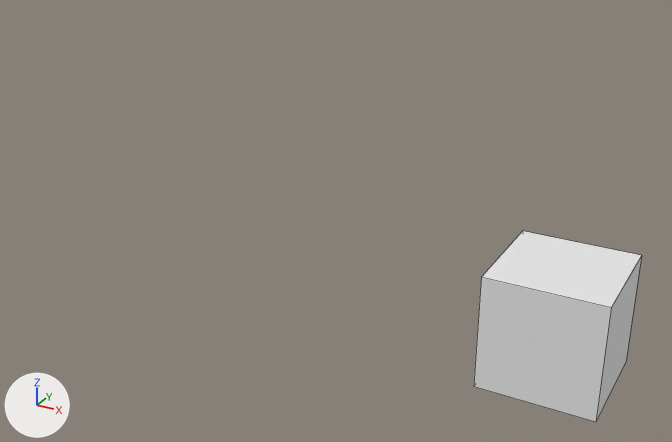
Before and after pictures for a commit that changed the OBJ model CG_FINAL/models/scene/box.obj.
Both versions are drawn from a 50 mm lens placed at (16.2, -66.9, 38.0), pointed at (-19.5, -2.0, 5.6). Every picture has the same lights, and +X, +Y and +Z are marked at lower left. Mesh edges are drawn as thin lines. Where no turn or scale is listed for an object, it has been applied to the vertices.
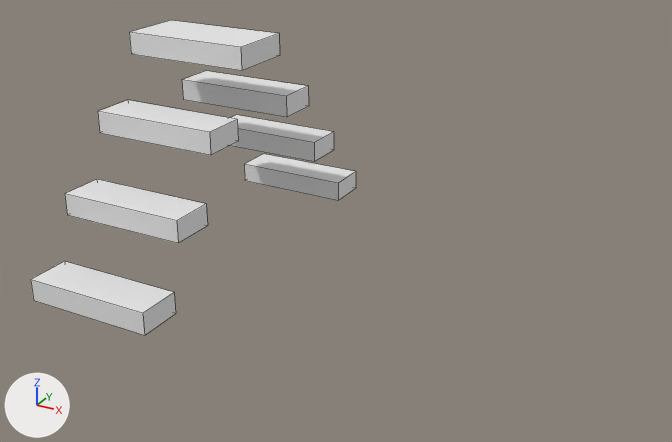
Patch to the scene script:
```diff
--- a/CG_FINAL/models/scene/box.obj.py
+++ b/CG_FINAL/models/scene/box.obj.py
@@ me_cube @@
 me_cube.from_pydata(...)  # 8 vertices, 6 faces; spans x -5.0..5.0, y -5.0..5.0, z -5.0..5.0
 # used by ob_cube; location = (0.0, 0.0, 0.0)
+# me_cube part 1: the whole mesh is scaled about its middle by (1.2, 0.4, 0.2), then moved by (-34.0, 16.0, 1.0)
 me_cube.materials.append(mat_material)
@@ me_cube_006 @@
+me_cube_006.from_pydata(...)  # a box spanning x -40.0..-28.0, y -18.0..-14.0, z 0.0..2.0
+me_cube_006.materials.append(mat_material)  # white #e7e7e7
@@ me_cube_005 @@
+me_cube_005.from_pydata(...)  # a box spanning x -40.0..-28.0, y -13.0..-9.0, z 6.0..8.0
+me_cube_005.materials.append(mat_material)  # white #e7e7e7
@@ me_cube_004 @@
+me_cube_004.from_pydata(...)  # a box spanning x -40.0..-28.0, y -3.0..3.0, z 18.0..20.0
+me_cube_004.materials.append(mat_material)  # white #e7e7e7
@@ me_cube_003 @@
+me_cube_003.from_pydata(...)  # a box spanning x -40.0..-28.0, y -8.0..-4.0, z 12.0..14.0
+me_cube_003.materials.append(mat_material)  # white #e7e7e7
@@ me_cube_002 @@
+me_cube_002.from_pydata(...)  # a box spanning x -40.0..-28.0, y 4.0..8.0, z 12.0..14.0
+me_cube_002.materials.append(mat_material)  # white #e7e7e7
@@ me_cube_001 @@
+me_cube_001.from_pydata(...)  # a box spanning x -40.0..-28.0, y 9.0..13.0, z 6.0..8.0
+me_cube_001.materials.append(mat_material)  # white #e7e7e7
@@ ob_cube_006 @@
+ob_cube_006 = bpy.data.objects.new('Cube.006', me_cube_006)
+ob_cube_006.location = (0.0, 0.0, 0.0)
@@ ob_cube_005 @@
+ob_cube_005 = bpy.data.objects.new('Cube.005', me_cube_005)
+ob_cube_005.location = (0.0, 0.0, 0.0)
@@ ob_cube_004 @@
+ob_cube_004 = bpy.data.objects.new('Cube.004', me_cube_004)
+ob_cube_004.location = (0.0, 0.0, 0.0)
@@ ob_cube_003 @@
+ob_cube_003 = bpy.data.objects.new('Cube.003', me_cube_003)
+ob_cube_003.location = (0.0, 0.0, 0.0)
@@ ob_cube_002 @@
+ob_cube_002 = bpy.data.objects.new('Cube.002', me_cube_002)
+ob_cube_002.location = (0.0, 0.0, 0.0)
@@ ob_cube_001 @@
+ob_cube_001 = bpy.data.objects.new('Cube.001', me_cube_001)
+ob_cube_001.location = (0.0, 0.0, 0.0)
```

Pixel boxes [x1, y1, x2, y2] of what changed, in the pictures (672 x 442 px):
'Cube', mesh rescaled (33% narrower, 76% shorter): before [474, 231, 641, 422]; after [244, 154, 356, 200]
'Cube.006', added: after [31, 261, 176, 335]
'Cube.005', added: after [65, 179, 208, 243]
'Cube.004', added: after [129, 20, 280, 71]
'Cube.003', added: after [98, 100, 238, 155]
'Cube.002', added: after [182, 71, 309, 117]
'Cube.001', added: after [230, 115, 334, 162]
